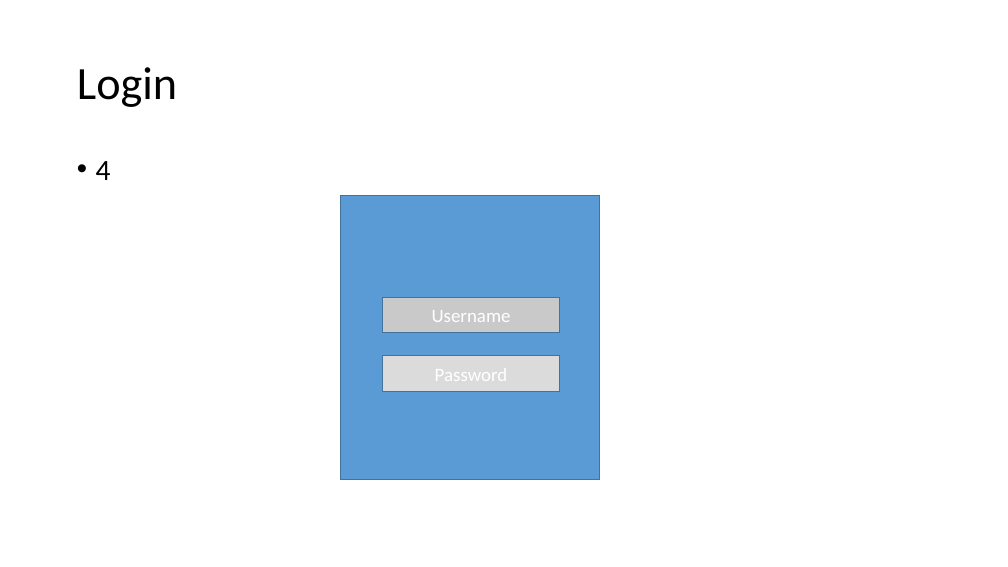
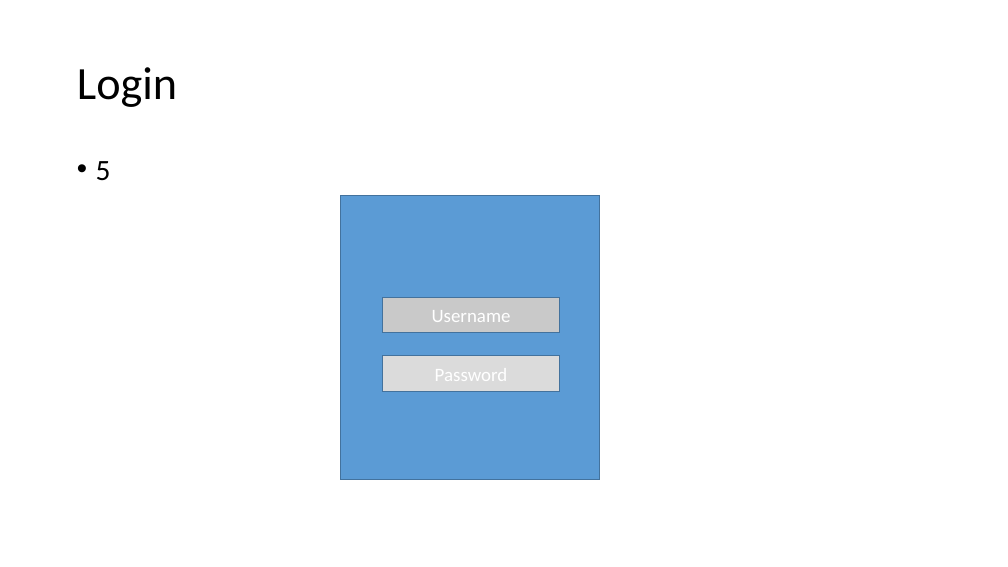
Before and after one commit to Xuantuanncth/TimeKeepong, a slide deck: slide 5 of design/design.pptx (slide 4 before the commit). Drawn at 1008x567 pixels with LibreOffice and Linux fonts; fonts in the diff are those of the drawing. Boxes give left, top, right and bottom in pixels: in the first picture for what was removed or moved away, otherwise in the second. Text is boxed around its words. In the diff, an @@ line names an element or a change of style, - is before the commit and + after.

Commit message:
Update login and sign_in

```diff
--- a/design/design.pptx
+++ b/design/design.pptx
@@ text at (96,161,111,181): text changed @@
-• 4
+• 5
```
Also in this commit, not shown: 4 other slides changed, 1 slide added, 21 other files.
